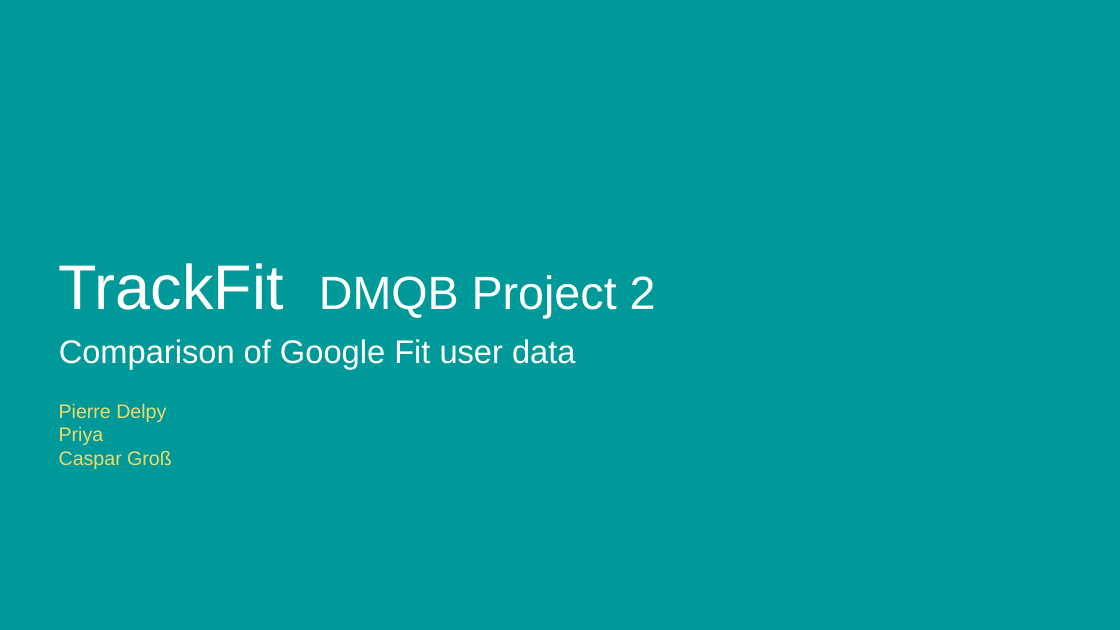
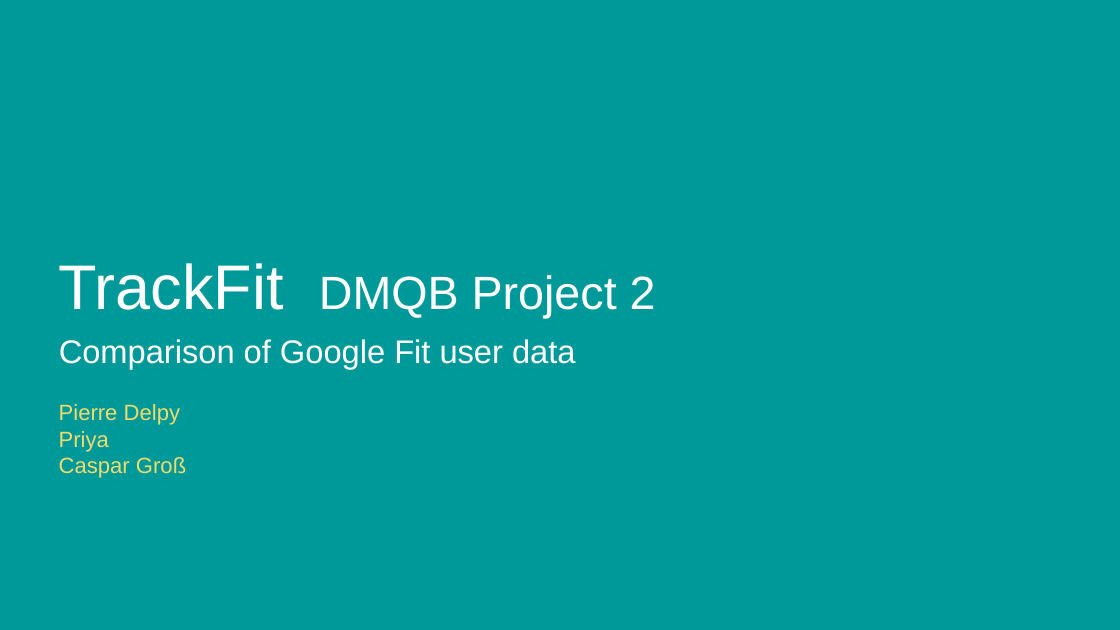
Before and after one commit to caspargross/ActivityAnalyser, a slide deck: slide 1 of TrackFit _Presentation.pptx. Drawn at 1120x630 pixels with LibreOffice and Linux fonts; fonts in the diff are those of the drawing; background and template pictures are left out. Boxes give left, top, right and bottom in pixels: in the first picture for what was removed or moved away, otherwise in the second. Text is boxed around its words. In the diff, an @@ line names an element or a change of style, - is before the commit and + after.

```diff
--- a/TrackFit _Presentation.pptx
+++ b/TrackFit _Presentation.pptx
@@ text "Pierre Delpy" at bbox=[59, 404, 186, 478]: size 16.8 to 18.9 pt @@
```
Also in this commit, not shown: 5 other slides changed.
